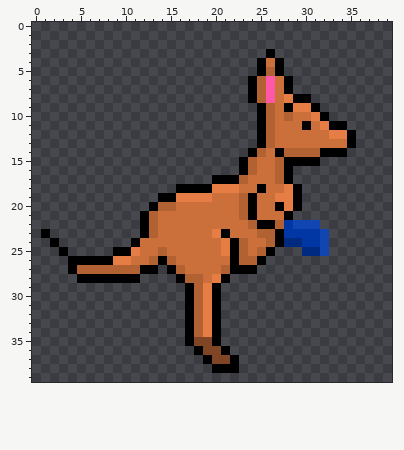
Pixel-art sprite: sprites/spr_playerB_up/6c4a4fe9-a0d9-4da8-a2d1-5c763bb4433c.png. This is how it looked before the edit.
The file is 40x40 pixels. Colours within 5 levels of each other are drawn and written as one.
Now the later version:
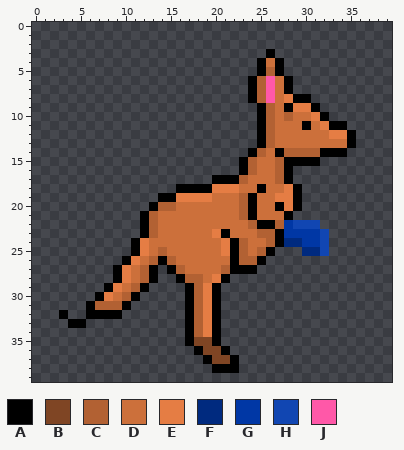
Palette (. is transparent): A #000000  B #7f4524  C #b26133  D #cc703b  E #e57d44  F #002a7f  G #0037a5  H #1146b2  J #ff58a8
From old to new:
@@ x 0..15 @@
 22 ............ACDD
-23 .A..........ACDD
-24 ..A........ADDDD
-25 ...A.....AAEDDCD
-26 ....AAAAAEEDDCAC
-27 ....ACCCCCCCAA.A
-28 .....AAAAAAA....
-29 ................
-30 ................
-31 ................
-32 ................
-33 ................
+23 ............ACDD
+24 ...........AEDDD
+25 ...........AEDCD
+26 ..........AEDCAC
+27 .........AEDCA.A
+28 .........AEDCA..
+29 ........AEDCA...
+30 .......AEDCA....
+31 ......ACCCA.....
+32 ...A..AAAA......
+33 ....AA..........
 34 ................
Pixel boxes of the changes (left, top, right, bottom) in both pictures:
changed: (41, 229, 158, 328)
